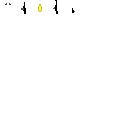
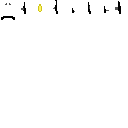
Layer changes from the first 128x128 image to the second:
added layer "Layer 9" above "Layer 8" over [1, 16, 15, 20]
added layer "Layer 8" above "Layer 7" over [115, 1, 121, 14]
added layer "Layer 7" above "Layer 6" over [104, 6, 109, 13]
added layer "Layer 6" above "Layer 5" over [88, 2, 91, 14]
